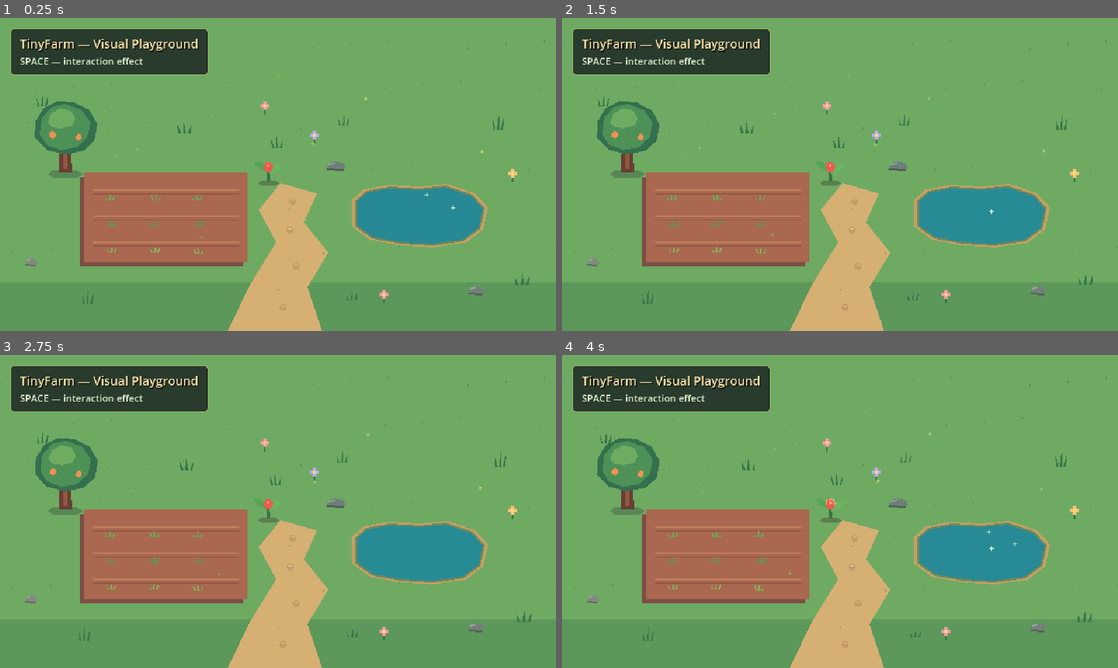
Above: before the commit, frames 1-4 (two rows, left to right).
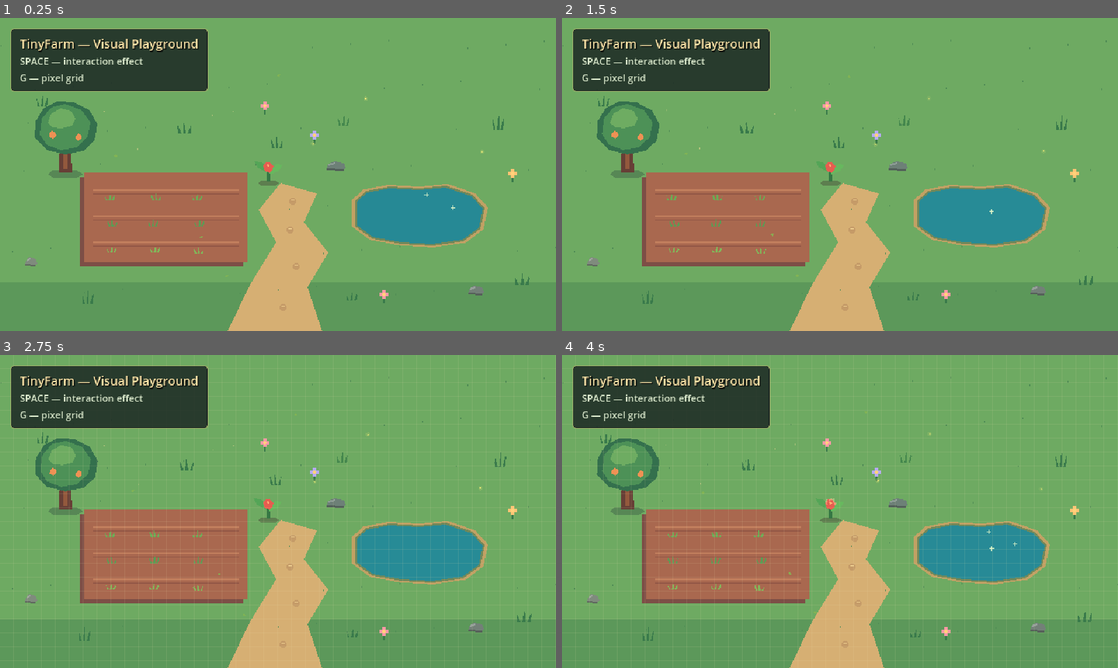
Above: after the commit, the same moments.

Repository: WatashiRain/TinyFarm
Game: Godot game, scene res://scenes/test/visual_playground.tscn
The game is run twice, just before and just after one commit, with the same random seed, the same clock (stepped at 60 frames per second) and the same inputs.
Inputs:
- Up to frame 1 (0.25 s): no input
- Up to frame 2 (1.5 s): tap Enter at 0.5 s; tap G at 0.6, 1.35 s; tap Space at 0.77 s
- Up to frame 3 (2.75 s): tap Space at 1.52 s; tap G at 2.1 s
- Up to frame 4 (4 s): tap Space at 2.75, 3.02, 3.77 s; tap G at 2.85, 3.6 s

The runs differ from the first frame. In frame 1, 2.0% of the frame differs, in the area x 1-38%, y 17-24%; in frame 2, 2.0%; in frame 3, 2.2%, in the area x 1-100%, y 4-98%; in frame 4, 2.2%.

Commit message:
Milestone 0.5 - pixel art asset pipeline

Diff:
--- /dev/null
+++ b/resources/materials/vegetation_sway.tres
@@ -0,0 +1,7 @@
+[gd_resource type="ShaderMaterial" load_steps=2 format=3]
+
+[ext_resource type="Shader" path="res://shaders/vegetation_sway.gdshader" id="1_sway"]
+
+[resource]
+shader = ExtResource("1_sway")
+shader_parameter/use_world_position_phase = true
--- a/scenes/test/visual_playground.tscn
+++ b/scenes/test/visual_playground.tscn
@@ -9,6 +9,7 @@
 [ext_resource type="PackedScene" path="res://scenes/farming/interactable_plant.tscn" id="7_plant"]
 [ext_resource type="PackedScene" path="res://scenes/effects/ambient_effect.tscn" id="8_ambient"]
 [ext_resource type="Script" path="res://scripts/effects/camera_shake_2d.gd" id="9_camera"]
+[ext_resource type="Script" path="res://scripts/debug/pixel_grid.gd" id="10_grid"]
 
 [sub_resource type="StyleBoxFlat" id="StyleBox_debug"]
 bg_color = Color(0.105882, 0.14902, 0.137255, 0.84)
@@ -30,6 +31,11 @@
 [node name="Backdrop" type="Node2D" parent="World"]
 script = ExtResource("2_backdrop")
 
+[node name="PixelGrid" type="Node2D" parent="World"]
+visible = false
+z_index = 10
+script = ExtResource("10_grid")
+
 [node name="WaterPatch" parent="World" instance=ExtResource("3_water")]
 position = Vector2(482, 229)
 
@@ -268,4 +274,4 @@
 layout_mode = 2
 theme_override_colors/font_color = Color(0.866667, 0.921569, 0.807843, 1)
 theme_override_font_sizes/font_size = 11
-text = "SPACE — interaction effect"
+text = "SPACE — interaction effect\nG — pixel grid"
--- /dev/null
+++ b/scenes/world/bush_sprite.tscn
@@ -0,0 +1,8 @@
+[gd_scene load_steps=2 format=3]
+
+[ext_resource type="Script" path="res://scripts/world/vegetation_sprite.gd" id="1_vegetation"]
+
+[node name="BushSprite" type="Node2D"]
+script = ExtResource("1_vegetation")
+
+[node name="Sprite" type="Sprite2D" parent="."]
--- a/scenes/world/cozy_tree.tscn
+++ b/scenes/world/cozy_tree.tscn
@@ -4,6 +4,7 @@
 
 [node name="CozyTree" type="Node2D"]
 script = ExtResource("1_tree")
+foliage_pixel_offset = Vector2(0, 0)
 
 [node name="Shadow" type="Polygon2D" parent="."]
 position = Vector2(0, 2)
@@ -17,6 +18,9 @@
 [node name="TrunkLight" type="Polygon2D" parent="."]
 polygon = PackedVector2Array(-2, -4, -2, -43, 1, -47, 3, -42, 3, -4)
 color = Color(0.576471, 0.352941, 0.239216, 1)
+
+[node name="TrunkSprite" type="Sprite2D" parent="."]
+visible = false
 
 [node name="Foliage" type="Node2D" parent="."]
 position = Vector2(0, -49)
@@ -40,3 +44,8 @@
 [node name="FruitB" type="Polygon2D" parent="Foliage"]
 polygon = PackedVector2Array(12, 7, 15, 4, 19, 6, 19, 10, 15, 12, 12, 10)
 color = Color(0.941176, 0.572549, 0.329412, 1)
+
+[node name="FoliageSprite" type="Sprite2D" parent="Foliage"]
+visible = false
+
+[node name="ParticleHook" type="Node2D" parent="Foliage"]
--- /dev/null
+++ b/scenes/world/flower_sprite.tscn
@@ -0,0 +1,8 @@
+[gd_scene load_steps=2 format=3]
+
+[ext_resource type="Script" path="res://scripts/world/vegetation_sprite.gd" id="1_vegetation"]
+
+[node name="FlowerSprite" type="Node2D"]
+script = ExtResource("1_vegetation")
+
+[node name="Sprite" type="Sprite2D" parent="."]
--- /dev/null
+++ b/scenes/world/grass_sprite.tscn
@@ -0,0 +1,8 @@
+[gd_scene load_steps=2 format=3]
+
+[ext_resource type="Script" path="res://scripts/world/vegetation_sprite.gd" id="1_vegetation"]
+
+[node name="GrassSprite" type="Node2D"]
+script = ExtResource("1_vegetation")
+
+[node name="Sprite" type="Sprite2D" parent="."]
--- /dev/null
+++ b/scenes/world/rock_sprite.tscn
@@ -0,0 +1,4 @@
+[gd_scene format=3]
+
+[node name="RockSprite" type="Sprite2D"]
+offset = Vector2(0, -8)
--- /dev/null
+++ b/scenes/world/tree_sprite.tscn
@@ -0,0 +1,16 @@
+[gd_scene load_steps=2 format=3]
+
+[ext_resource type="Script" path="res://scripts/world/tree_idle.gd" id="1_tree"]
+
+[node name="TreeSprite" type="Node2D"]
+script = ExtResource("1_tree")
+
+[node name="TrunkSprite" type="Sprite2D" parent="."]
+visible = false
+
+[node name="Foliage" type="Node2D" parent="."]
+
+[node name="FoliageSprite" type="Sprite2D" parent="Foliage"]
+visible = false
+
+[node name="ParticleHook" type="Node2D" parent="Foliage"]
--- a/scenes/world/world_decoration.tscn
+++ b/scenes/world/world_decoration.tscn
@@ -4,3 +4,6 @@
 
 [node name="WorldDecoration" type="Node2D"]
 script = ExtResource("1_decor")
+
+[node name="Sprite" type="Sprite2D" parent="."]
+visible = false
--- /dev/null
+++ b/scripts/debug/pixel_grid.gd
@@ -0,0 +1,28 @@
+class_name PixelGrid
+extends Node2D
+
+@export_range(1, 64, 1) var cell_size: int = 16
+@export var grid_bounds: Rect2 = Rect2(-320.0, -192.0, 1280.0, 768.0)
+@export var grid_color: Color = Color(0.92, 0.88, 0.68, 0.12)
+
+
+func _ready() -> void:
+	queue_redraw()
+
+
+func _draw() -> void:
+	var step := float(cell_size)
+	var left := floorf(grid_bounds.position.x / step) * step
+	var top := floorf(grid_bounds.position.y / step) * step
+	var right := ceilf(grid_bounds.end.x / step) * step
+	var bottom := ceilf(grid_bounds.end.y / step) * step
+
+	var x := left
+	while x <= right:
+		draw_line(Vector2(x, top), Vector2(x, bottom), grid_color, 1.0)
+		x += step
+
+	var y := top
+	while y <= bottom:
+		draw_line(Vector2(left, y), Vector2(right, y), grid_color, 1.0)
+		y += step
--- a/scripts/world/grass_tuft.gd
+++ b/scripts/world/grass_tuft.gd
@@ -2,14 +2,18 @@
 extends Node2D
 
 const SWAY_SHADER: Shader = preload("res://shaders/vegetation_sway.gdshader")
+const SHARED_SWAY_MATERIAL: ShaderMaterial = preload("res://resources/materials/vegetation_sway.tres")
 
+@export var sprite_texture: Texture2D
 @export var tuft_color: Color = Color("#397a4b")
 @export_range(5.0, 24.0, 1.0) var tuft_height: float = 13.0
 @export_range(4.0, 20.0, 1.0) var tuft_width: float = 10.0
 @export_range(0.0, 5.0, 0.1) var sway_strength: float = 1.5
 @export_range(0.1, 4.0, 0.05) var sway_speed: float = 1.2
+@export_range(-1.0, 6.283, 0.01) var phase_offset: float = -1.0
 @export var random_seed: int = 1
 @export var allow_horizontal_flip: bool = true
+@export var pixel_offset: Vector2 = Vector2.ZERO
 
 
 func _ready() -> void:
@@ -17,10 +21,16 @@
 	rng.seed = random_seed
 
 	var visual := Node2D.new()
-	visual.position = Vector2(rng.randf_range(-1.5, 1.5), rng.randf_range(-0.75, 0.75))
+	visual.position = Vector2(roundf(pixel_offset.x), roundf(pixel_offset.y))
+	if sprite_texture == null:
+		visual.position += Vector2(rng.randf_range(-1.5, 1.5), rng.randf_range(-0.75, 0.75))
 	if allow_horizontal_flip and rng.randf() > 0.5:
 		visual.scale.x = -1.0
 	add_child(visual)
+
+	if sprite_texture != null:
+		_add_sprite_visual(visual)
+		return
 
 	var sway_material := ShaderMaterial.new()
 	sway_material.shader = SWAY_SHADER
@@ -48,3 +58,21 @@
 	blade.color = tuft_color
 	blade.material = sway_material
 	parent.add_child(blade)
+
+
+func _add_sprite_visual(parent: Node2D) -> void:
+	var sprite := Sprite2D.new()
+	sprite.texture = sprite_texture
+	sprite.position.y = -floorf(float(sprite_texture.get_height()) * 0.5)
+
+	if phase_offset < 0.0 and is_equal_approx(sway_strength, 1.5) and is_equal_approx(sway_speed, 1.2):
+		sprite.material = SHARED_SWAY_MATERIAL
+	else:
+		var custom_material := ShaderMaterial.new()
+		custom_material.shader = SWAY_SHADER
+		custom_material.set_shader_parameter("sway_strength", sway_strength)
+		custom_material.set_shader_parameter("sway_speed", sway_speed)
+		custom_material.set_shader_parameter("phase_offset", maxf(phase_offset, 0.0))
+		custom_material.set_shader_parameter("use_world_position_phase", phase_offset < 0.0)
+		sprite.material = custom_material
+	parent.add_child(sprite)
--- a/scripts/world/tree_idle.gd
+++ b/scripts/world/tree_idle.gd
@@ -1,13 +1,22 @@
 class_name BreezeTree
 extends Node2D
 
+const SHARED_SWAY_MATERIAL: ShaderMaterial = preload("res://resources/materials/vegetation_sway.tres")
+
+@export var trunk_texture: Texture2D
+@export var foliage_texture: Texture2D
+@export var trunk_pixel_offset: Vector2 = Vector2.ZERO
+@export var foliage_pixel_offset: Vector2 = Vector2(0.0, -40.0)
 @export_range(0.1, 2.0, 0.05) var breeze_amount: float = 0.65
 @export_range(1.0, 6.0, 0.1) var breeze_duration: float = 3.2
 
 @onready var foliage: Node2D = $Foliage
+@onready var trunk_sprite: Sprite2D = get_node_or_null("TrunkSprite") as Sprite2D
+@onready var foliage_sprite: Sprite2D = get_node_or_null("Foliage/FoliageSprite") as Sprite2D
 
 
 func _ready() -> void:
+	_prepare_production_sprites()
 	var base_position := foliage.position
 	var idle_tween := create_tween().set_loops()
 	idle_tween.set_trans(Tween.TRANS_SINE).set_ease(Tween.EASE_IN_OUT)
@@ -15,3 +24,25 @@
 	idle_tween.parallel().tween_property(foliage, "position", base_position + Vector2(0.6, -0.25), breeze_duration)
 	idle_tween.tween_property(foliage, "rotation", deg_to_rad(-breeze_amount * 0.75), breeze_duration * 1.1)
 	idle_tween.parallel().tween_property(foliage, "position", base_position + Vector2(-0.45, 0.1), breeze_duration * 1.1)
+
+
+func _prepare_production_sprites() -> void:
+	for child: Node in get_children():
+		if child.name in [&"Trunk", &"TrunkLight"] and child is CanvasItem:
+			(child as CanvasItem).visible = trunk_texture == null
+	for child: Node in foliage.get_children():
+		if child is Polygon2D:
+			(child as Polygon2D).visible = foliage_texture == null
+
+	if trunk_sprite != null:
+		trunk_sprite.texture = trunk_texture
+		trunk_sprite.visible = trunk_texture != null
+		if trunk_texture != null:
+			trunk_sprite.position = Vector2(roundf(trunk_pixel_offset.x), roundf(trunk_pixel_offset.y) - floorf(float(trunk_texture.get_height()) * 0.5))
+
+	if foliage_sprite != null:
+		foliage_sprite.texture = foliage_texture
+		foliage_sprite.visible = foliage_texture != null
+		foliage_sprite.material = SHARED_SWAY_MATERIAL
+		if foliage_texture != null:
+			foliage_sprite.position = Vector2(roundf(foliage_pixel_offset.x), roundf(foliage_pixel_offset.y) - floorf(float(foliage_texture.get_height()) * 0.5))
--- /dev/null
+++ b/scripts/world/vegetation_sprite.gd
@@ -0,0 +1,69 @@
+@tool
+class_name VegetationSprite
+extends Node2D
+
+const SWAY_SHADER: Shader = preload("res://shaders/vegetation_sway.gdshader")
+const SHARED_SWAY_MATERIAL: ShaderMaterial = preload("res://resources/materials/vegetation_sway.tres")
+
+var _custom_material: ShaderMaterial
+
+@export var texture: Texture2D:
+	set(value):
+		texture = value
+		_refresh_visual()
+@export var horizontal_flip: bool = false:
+	set(value):
+		horizontal_flip = value
+		_refresh_visual()
+@export var pixel_offset: Vector2 = Vector2.ZERO:
+	set(value):
+		pixel_offset = value
+		_refresh_visual()
+
+@export_group("Optional Sway Override")
+@export var use_custom_sway: bool = false:
+	set(value):
+		use_custom_sway = value
+		_refresh_visual()
+@export_range(0.0, 5.0, 0.1) var sway_strength: float = 1.5:
+	set(value):
+		sway_strength = value
+		_refresh_visual()
+@export_range(0.1, 4.0, 0.05) var sway_speed: float = 1.2:
+	set(value):
+		sway_speed = value
+		_refresh_visual()
+@export_range(0.0, 6.283, 0.01) var phase_offset: float = 0.0:
+	set(value):
+		phase_offset = value
+		_refresh_visual()
+
+
+func _ready() -> void:
+	_refresh_visual()
+
+
+func _refresh_visual() -> void:
+	var sprite := get_node_or_null("Sprite") as Sprite2D
+	if sprite == null:
+		return
+
+	sprite.texture = texture
+	sprite.flip_h = horizontal_flip
+	var anchored_position := Vector2(roundf(pixel_offset.x), roundf(pixel_offset.y))
+	if texture != null:
+		anchored_position.y -= floorf(float(texture.get_height()) * 0.5)
+	sprite.position = anchored_position
+
+	if not use_custom_sway:
+		sprite.material = SHARED_SWAY_MATERIAL
+		return
+
+	if _custom_material == null:
+		_custom_material = ShaderMaterial.new()
+		_custom_material.shader = SWAY_SHADER
+	_custom_material.set_shader_parameter("sway_strength", sway_strength)
+	_custom_material.set_shader_parameter("sway_speed", sway_speed)
+	_custom_material.set_shader_parameter("phase_offset", phase_offset)
+	_custom_material.set_shader_parameter("use_world_position_phase", false)
+	sprite.material = _custom_material
--- a/scripts/world/visual_playground.gd
+++ b/scripts/world/visual_playground.gd
@@ -2,6 +2,7 @@
 
 @onready var demo_plant: InteractablePlant = $World/DemoPlant
 @onready var camera: CameraShake2D = $Camera
+@onready var pixel_grid: PixelGrid = $World/PixelGrid
 
 
 func _unhandled_input(event: InputEvent) -> void:
@@ -10,3 +11,6 @@
 			demo_plant.trigger_interaction()
 			camera.shake()
 			get_viewport().set_input_as_handled()
+		elif event.keycode == KEY_G or event.physical_keycode == KEY_G:
+			pixel_grid.visible = not pixel_grid.visible
+			get_viewport().set_input_as_handled()
--- a/scripts/world/world_decoration.gd
+++ b/scripts/world/world_decoration.gd
@@ -2,17 +2,31 @@
 extends Node2D
 
 enum DecorationKind { ROCK, FLOWER }
+const SHARED_SWAY_MATERIAL: ShaderMaterial = preload("res://resources/materials/vegetation_sway.tres")
 
 @export var decoration_kind: DecorationKind = DecorationKind.ROCK
 @export var variant: int = 0
 @export var primary_color: Color = Color("#738078")
+@export var sprite_texture: Texture2D
+@export var horizontal_flip: bool = false
+@export var pixel_offset: Vector2 = Vector2.ZERO
+
+@onready var sprite: Sprite2D = $Sprite
 
 
 func _ready() -> void:
+	sprite.texture = sprite_texture
+	sprite.visible = sprite_texture != null
+	sprite.flip_h = horizontal_flip
+	if sprite_texture != null:
+		sprite.position = Vector2(roundf(pixel_offset.x), roundf(pixel_offset.y) - floorf(float(sprite_texture.get_height()) * 0.5))
+		sprite.material = SHARED_SWAY_MATERIAL if decoration_kind == DecorationKind.FLOWER else null
 	queue_redraw()
 
 
 func _draw() -> void:
+	if sprite_texture != null:
+		return
 	if decoration_kind == DecorationKind.ROCK:
 		_draw_rock()
 	else:
--- a/shaders/vegetation_sway.gdshader
+++ b/shaders/vegetation_sway.gdshader
@@ -4,11 +4,16 @@
 uniform float sway_strength : hint_range(0.0, 5.0, 0.1) = 1.5;
 uniform float sway_speed : hint_range(0.1, 4.0, 0.05) = 1.2;
 uniform float phase_offset : hint_range(0.0, 6.283, 0.01) = 0.0;
+uniform bool use_world_position_phase = false;
 
 void vertex() {
 	float top_weight = 1.0 - clamp(UV.y, 0.0, 1.0);
 	top_weight *= top_weight;
-	float breeze = sin(TIME * sway_speed + phase_offset);
-	float secondary_breeze = sin(TIME * sway_speed * 0.47 + phase_offset * 1.7) * 0.25;
+	float spatial_phase = use_world_position_phase
+		? dot(MODEL_MATRIX[3].xy, vec2(0.173, 0.117))
+		: 0.0;
+	float instance_phase = phase_offset + spatial_phase;
+	float breeze = sin(TIME * sway_speed + instance_phase);
+	float secondary_breeze = sin(TIME * sway_speed * 0.47 + instance_phase * 1.7) * 0.25;
 	VERTEX.x += (breeze + secondary_breeze) * sway_strength * top_weight;
 }
Not shown: 1 places in scenes/test/visual_playground.tscn that only renumber resources
Not shown, added: scripts/debug/pixel_grid.gd.uid
Not shown, added: scripts/world/vegetation_sprite.gd.uid
Not shown, added: ART_RULES.md
Not shown, added: art/effects/particles/.gitkeep
Not shown, added: art/environment/rocks/.gitkeep
Not shown, added: art/environment/trees/.gitkeep
